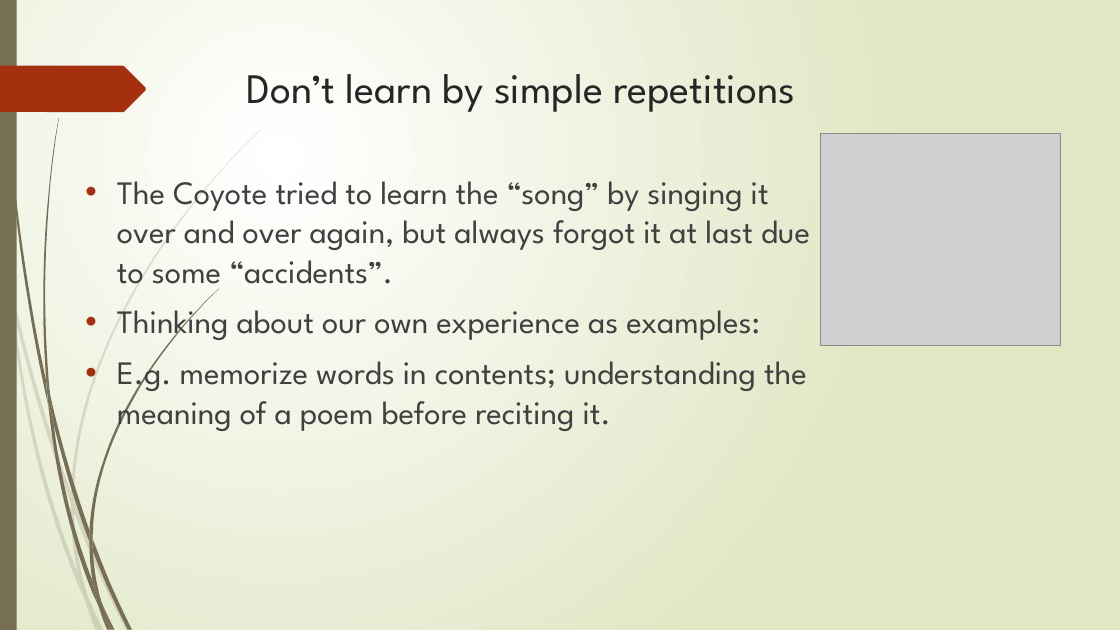
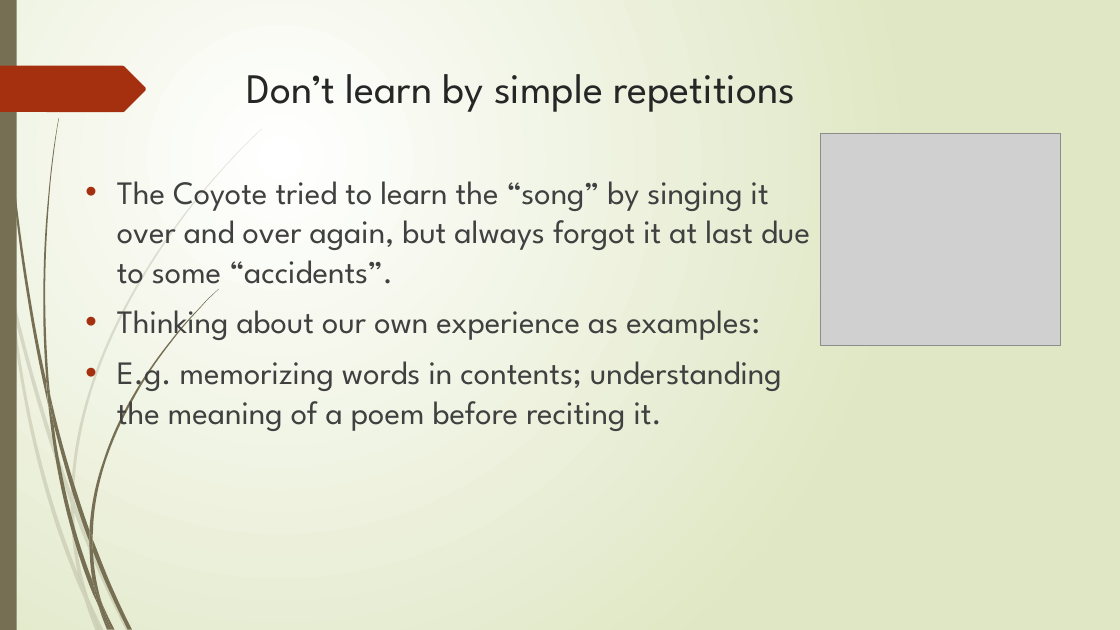
Before and after one commit to Probfia/SYSU_GPL_C, a slide deck: slide 3 of ccs.pptx. Drawn at 1120x630 pixels with LibreOffice and Linux fonts; fonts in the diff are those of the drawing; grey boxes stand for pictures. Boxes give left, top, right and bottom in pixels: in the first picture for what was removed or moved away, otherwise in the second. Text is boxed around its words. In the diff, an @@ line names an element or a change of style, - is before the commit and + after.

```diff
--- a/ccs.pptx
+++ b/ccs.pptx
@@ text at (117,351,782,431): text changed @@
-• E.g. memorize words in contents; understanding the meaning of a poem before reciting it.
+• E.g. memorizing words in contents; understanding the meaning of a poem before reciting it.
```
Also in this commit, not shown: 2 other slides changed.
